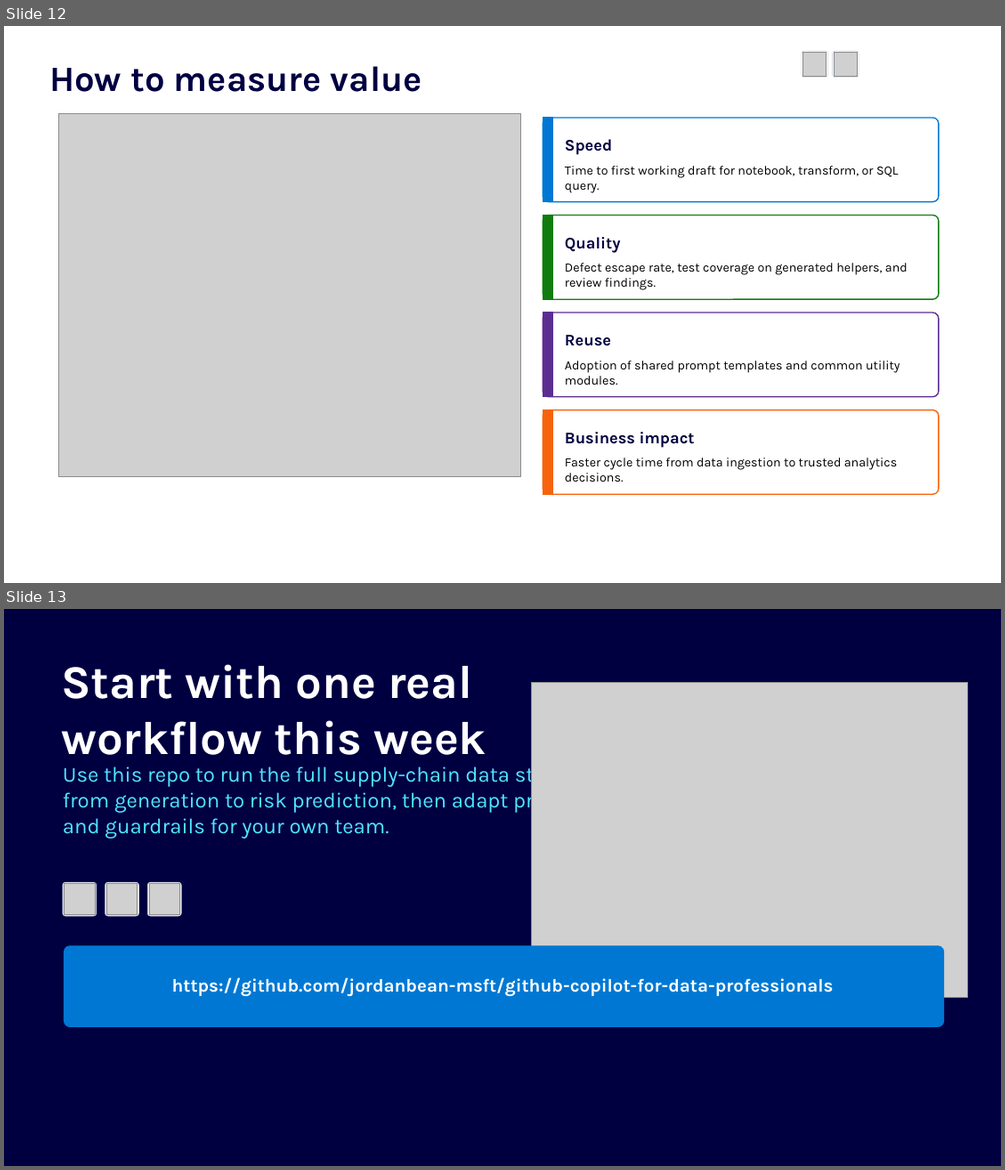
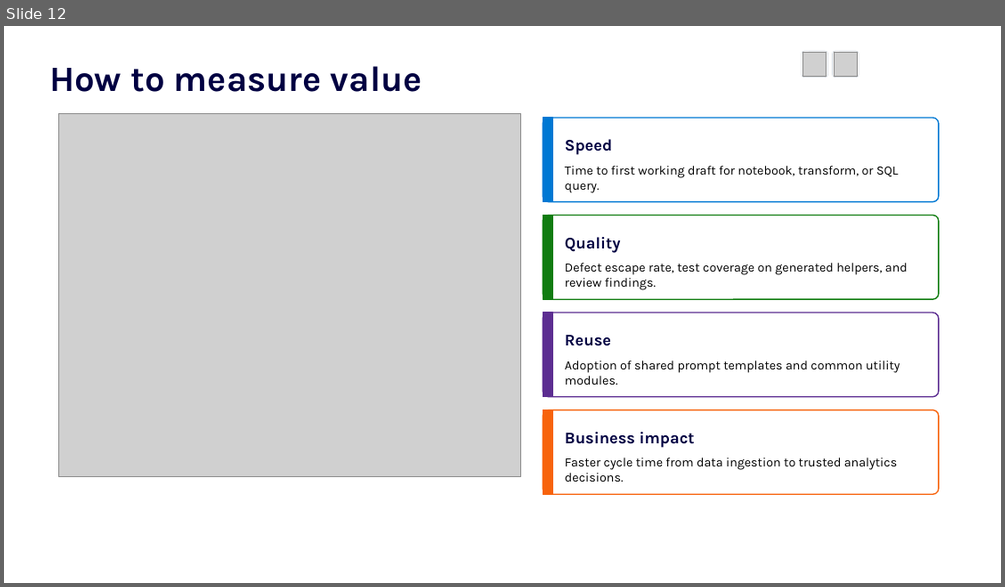
Before and after one commit to jordanbean-msft/github-copilot-for-data-professionals, a slide deck: deck/github-copilot-for-data-professionals.pptx. Shown one above the other, each under a label of ours: slides 12 and 13 before the commit, slide 12 after it. The pictures are 1005x1170 and 1005x587 pixels, drawn with LibreOffice and Linux fonts; fonts in the diff are those of the drawing; grey boxes stand for pictures; background and template pictures are left out. Boxes give left, top, right and bottom in pixels: in the first picture for what was removed or moved away, otherwise in the second. Text is boxed around its words. In the diff, an @@ line names an element or a change of style, - is before the commit and + after.

```diff
--- a/deck/github-copilot-for-data-professionals.pptx
+++ b/deck/github-copilot-for-data-professionals.pptx
@@ slide 13 removed at (4, 609, 1001, 1166), background #000041 @@
@@ text removed at (61, 664, 486, 755) @@
-Start with one real workflow this week
@@ picture removed at (532, 682, 968, 997) @@
@@ text removed at (63, 763, 599, 839) @@
-Use this repo to run the full supply-chain data storyline from generation to risk prediction, then adapt prompts and guardrails for your own team.
@@ rounded rectangle removed at (63, 882, 97, 916) @@
@@ picture removed at (65, 884, 95, 914) @@
@@ rounded rectangle removed at (105, 882, 139, 916) @@
@@ picture removed at (106, 884, 138, 914) @@
@@ rounded rectangle removed at (147, 882, 181, 916) @@
@@ picture removed at (149, 884, 180, 914) @@
@@ rounded rectangle removed at (65, 946, 944, 1026) @@
@@ text removed at (172, 977, 833, 996) @@
-https://github.com/jordanbean-msft/github-copilot-for-data-professionals
```
Also in this commit, not shown: 6 slides changed, 1 slide added, 7 other files.
